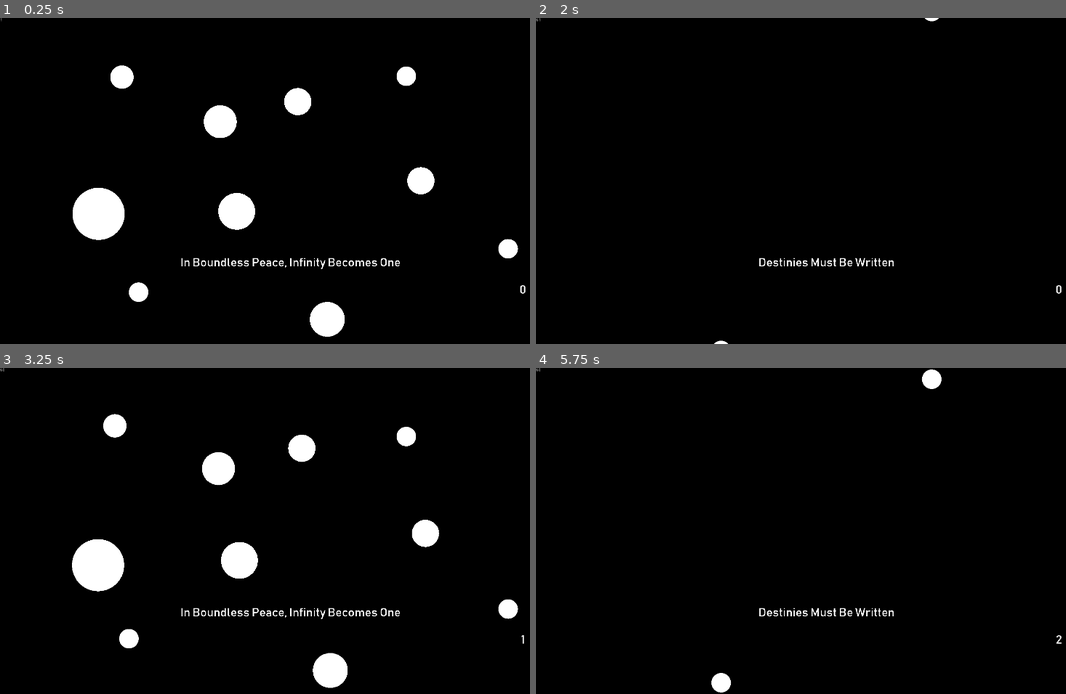
Above: before the commit, frames 1-4 (two rows, left to right).
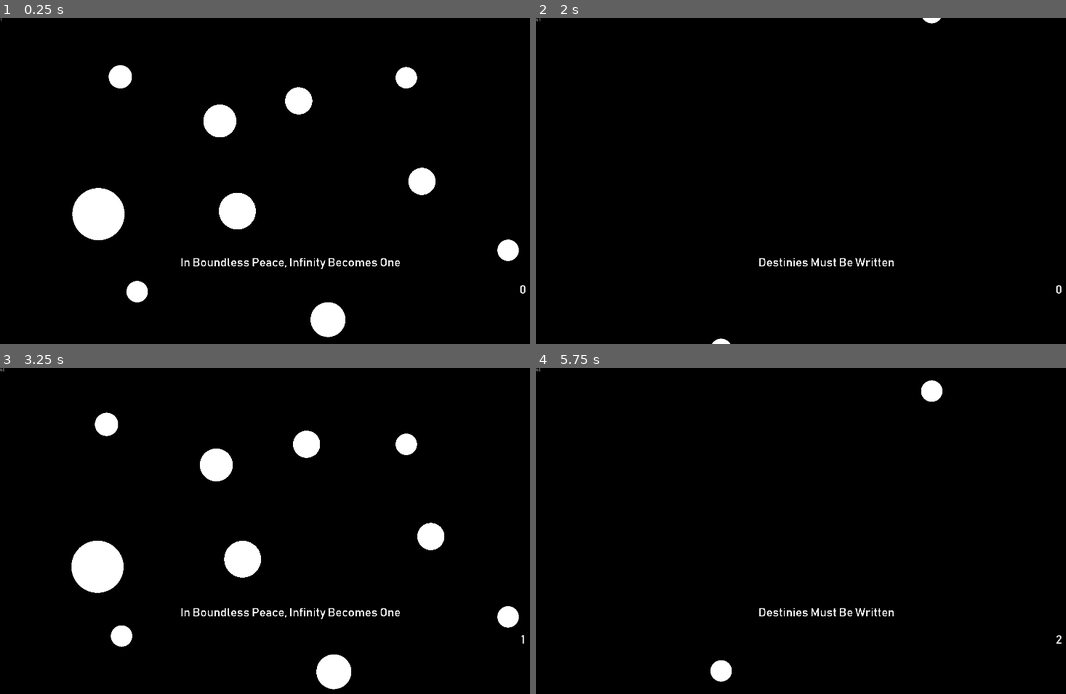
Above: after the commit, the same moments.

Repository: Dark-Gran/Spirit-Circles
Game: Godot game, scene res://src/Main.tscn
The game is run twice, just before and just after one commit, with the same random seed, the same clock (stepped at 60 frames per second) and the same inputs.
Inputs (mouse positions are in pixels of both pictures, inside the frame that each line leads up to):
- Up to frame 1 (0.25 s): no input
- Up to frame 2 (2 s): tap Enter (ui_accept) at 0.5, 0.77, 1.52 s; move the mouse to (954, 164) at 0.52 s; hold Right (ui_right) 0.53-1.28 s; move the mouse to (710, 197) at 1.27 s; hold Left (ui_left) from 1.28 s (still down)
- Up to frame 3 (3.25 s): tap Enter (ui_accept) at 2, 3.02 s; move the mouse to (349, 459) at 2.02 s; release Left (ui_left) at 2.03 s; hold Right (ui_right) from 2.03 s (still down); move the mouse to (259, 596) at 2.77 s
- Up to frame 4 (5.75 s): move the mouse to (1002, 579) at 3.52 s; release Right (ui_right) at 3.53 s; hold Left (ui_left) from 3.53 s (still down); tap Enter (ui_accept) at 3.77, 4.52 s; move the mouse to (652, 482) at 4.27 s; move the mouse to (854, 531) at 5.02 s

The runs differ from the first frame. In frame 1, 0.5% of the frame differs, in the area x 13-98%, y 14-98%; in frame 2, less than 0.1%; in frame 3, 1.9%, in the area x 13-98%, y 13-99%; in frame 4, 0.6%.

Commit message:
various adjusts (speed + lvls)

Diff:
--- a/src/Main.gd
+++ b/src/Main.gd
@@ -3,7 +3,7 @@
 const DEFAULT_WIDTH = 1920
 const DEFAULT_HEIGHT = 1080
 const SIZE_TO_SCALE = 10
-const PREDICTION_DISTANCE = 6
+const PREDICTION_DISTANCE = 3
 const PC_RADIUS = 40
 
 var current_scene = null
--- a/src/world/Circle.gd
+++ b/src/world/Circle.gd
@@ -6,7 +6,7 @@
 	ColorType.WHITE: {
 		"color": Color.white,
 		"speed": 1,
-		"lowest_power": 8
+		"lowest_power": 9
 	}
 }
 export (ColorType) var color_type = ColorType.WHITE
@@ -156,7 +156,7 @@
 
 func refresh_velocity():
 	if !(merging_away && size < color_info.get("lowest_power")):
-		speed = (world.get("world_speed") * color_info.get("speed")) / pow(get_radius_shifted_by_one()*0.9, 2)
+		speed = (world.get("world_speed") * color_info.get("speed")) / pow(get_radius_shifted_by_one()/2, 2)
 	velocity = Vector2(speed*cos(deg2rad(angle)), speed*sin(deg2rad(angle)))
 	velocity_direction = velocity.normalized()
 	refresh_raycasts()
--- a/src/world/World.gd
+++ b/src/world/World.gd
@@ -1,7 +1,7 @@
 extends Node2D
 
-var world_speed = 300
-var grow_speed_adjust = 0.05 # see get_grow_speed()
+var world_speed = 180
+var grow_speed_adjust = 0.09 # see get_grow_speed()
 
 const SCREEN_CHECK = 50
 var screen_checker = SCREEN_CHECK
--- a/src/world/levels/Level_001.tscn
+++ b/src/world/levels/Level_001.tscn
@@ -12,10 +12,10 @@
 [node name="Circles" type="Node2D" parent="."]
 
 [node name="Circle" parent="Circles" instance=ExtResource( 1 )]
-position = Vector2( 712, 540 )
-size = 25.0
+position = Vector2( 662, 540 )
+size = 30.0
 
 [node name="Circle2" parent="Circles" instance=ExtResource( 1 )]
-position = Vector2( 1208, 540 )
+position = Vector2( 1258, 540 )
 angle = 180
-size = 25.0
+size = 30.0
